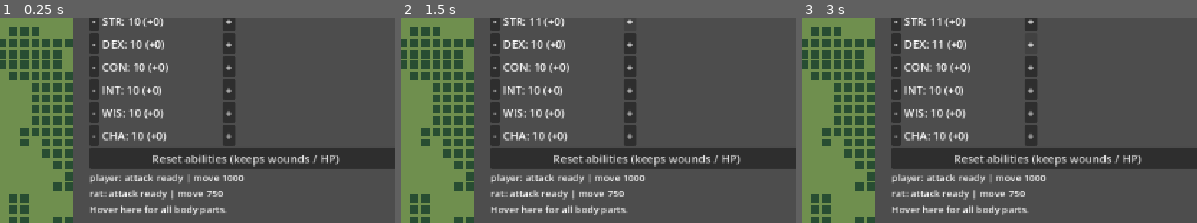
Above: before the commit, frames 1-3 (left to right).
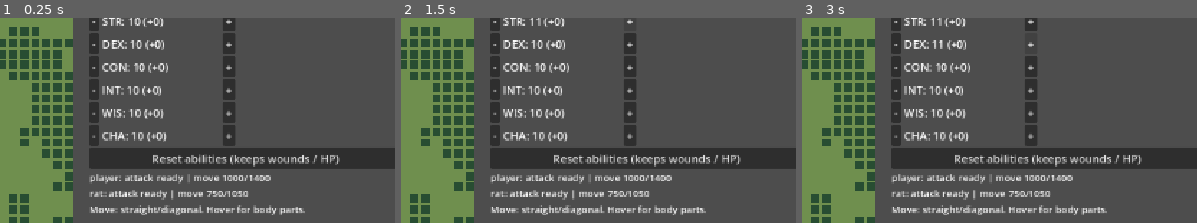
Above: after the commit, the same moments.

Repository: ramstein2187-wq/new-game-project
Game: Godot game, scene res://time_cost/generated_map_combat_playground.tscn
Same seed, same stepped clock (60 frames per second), same inputs: the game is played once before the commit and once after it.
Inputs:
- Up to frame 1 (0.25 s): no input
- Up to frame 2 (1.5 s): click "-" at 0.5 s; click "+" at 1.25 s
- Up to frame 3 (3 s): click "-" at 2 s; click "+" at 2.75 s
The pictures show only the part of the screen within x 48-98%, y 23-73%; the shares and areas given below are measured in that part.

The runs differ from the first frame. In frame 1, 1.4% of the frame differs, in the area x 23-78%, y 76-97%; in frame 2, 1.4%; in frame 3, 1.4%.

Commit message:
fix: integrate M017 bodies with M018 diagonal reach and movement costs

Diff:
--- a/tests/test_combat_body.gd
+++ b/tests/test_combat_body.gd
@@ -199,7 +199,7 @@
 	expect(MoveAction.new(Vector2i.LEFT).get_cost(game, &"rat") == 858, "Injured quadruped actual cost")
 	game.player_position = Vector2i(8, 1) # Unobstructed approach, independent of the new diagonal route around the door.
 	game.player_wait()
-	expect(game.combat_log.events[1].action_cost == 858 and game.rat_next_ready_time > 858, "Approach uses injured movement cost and subsequent rat action")
+	expect(game.combat_log.events[1].action_cost == 858 and game.rat_next_ready_time == 1858, "Approach costs 858 then adjacent bite costs 1000 exactly once")
 	game.reset()
 	game.player_position = Vector2i(7, 3)
 	game.rat_hp = 10
--- a/tests/test_combat_log.gd
+++ b/tests/test_combat_log.gd
@@ -23,19 +23,20 @@
 	var game := GameScript.new()
 	if not game.player_move(Vector2i.RIGHT):
 		return _fail("Initial player move failed")
-	if game.combat_log.events.size() < 2:
-		return _fail("Player move should record player and rat events")
+	if game.combat_log.events.size() != 3:
+		return _fail("Player move should record one player event and two rat events")
 
 	var first := game.combat_log.events[0]
 	var second := game.combat_log.events[1]
+	var third := game.combat_log.events[2]
 	if first.actor_id != &"player" or first.type != &"move" or first.time != 0:
 		return _fail("First event must be the player's movement at t=0")
 	if first.action_cost != GameScript.MOVE_COST or first.data.get("to") != Vector2i(3, 3):
 		return _fail("Player event lost its cost or destination")
-	if second.actor_id != &"rat" or second.time != 0:
-		return _fail("Rat action missing at t=0")
-	if not second.reason_codes.has(&"close_distance"):
-		return _fail("Rat approach reason is not retained")
+	if second.actor_id != &"rat" or second.time != 0 or third.actor_id != &"rat" or third.time != 750:
+		return _fail("Rat actions must retain scheduler event order at t=0 and t=750")
+	if not second.reason_codes.has(&"close_distance") or not third.reason_codes.has(&"close_distance"):
+		return _fail("Both rat approach reasons must be retained")
 	if not second.reason_codes.has(&"target_hostile") or not second.data.has("ai_factors"):
 		return _fail("New tactical scorer must preserve its contributing factors")
 	if game.get_recent_debug_text().find("cost=750") < 0:
--- /dev/null
+++ b/tests/test_m017_m018_integration.gd
@@ -0,0 +1,147 @@
+extends SceneTree
+
+var failures := 0
+const Fixture := preload("res://tests/support/combat_fixture.gd")
+const OPEN_MAP := ["TTTTTTT", "T#....T", "T.....T", "T.....T", "T.....T", "T....#T", "TTTTTTT"]
+
+func _init() -> void:
+	call_deferred("_run")
+
+func expect(condition: bool, message: String) -> void:
+	if not condition:
+		failures += 1
+		push_error("FAIL: " + message)
+
+func _run() -> void:
+	_test_corner_ai_and_feedback()
+	_test_generated_terrain_and_costs()
+	await _test_keypad_dispatch()
+	if failures == 0:
+		print("PASS: M017/M018 corner routing, honest reach feedback, generated terrain, injured diagonal scheduling and both scene inputs")
+	quit(1 if failures else 0)
+
+func _test_corner_ai_and_feedback() -> void:
+	var game := TimeCostGame.new()
+	game.player_position = Vector2i(2, 2)
+	game.rat_position = Vector2i(3, 3)
+	# (3,2) blocks diagonal reach, but (2,3) is a legal route to the player.
+	expect(not AttackAction.new(&"player").can_execute(game, &"rat"), "Wall corner prevents bite")
+	var choice := RatTactics.choose(game)
+	expect(choice.action is MoveAction and choice.action.can_execute(game, &"rat"), "Rat routes around a blocked adjacent corner instead of waiting forever")
+	game.player_wait()
+	expect(game.combat_log.events[1].action_id == &"move" and game.rat_position == Vector2i(2, 3), "Legal corner route executes in the scheduler")
+	expect(game.combat_log.events.size() == 3 and game.combat_log.events[2].action_id == &"bite", "Rat can bite after reaching clear adjacency")
+	game.reset()
+	game.player_position = Vector2i(2, 2)
+	game.rat_position = Vector2i(4, 3)
+	# A move arriving at the blocked diagonal must not announce striking reach.
+	var move := MoveAction.new(Vector2i.LEFT)
+	expect(move.can_execute(game, &"rat"), "Feedback fixture movement legal")
+	var event := move.execute(game, &"rat", move.get_cost(game, &"rat"))
+	expect(not event.data.in_melee_range and not CombatLogFormatter.format_player_event(event).contains("striking"), "Blocked diagonal must not claim melee range")
+	# An actual closed door still selects InteractAction, not a rejected attack.
+	game.reset()
+	game.player_position = Vector2i(4, 3)
+	game.rat_position = Vector2i(6, 3)
+	choice = RatTactics.choose(game)
+	expect(choice.action is InteractAction, "Closed door remains an approach interaction")
+
+func _map() -> GeneratedMapCombatGame:
+	var game := GeneratedMapCombatGame.new()
+	expect(game.configure(PackedStringArray(OPEN_MAP)), "Generated test layout connected")
+	return game
+
+func _test_generated_terrain_and_costs() -> void:
+	for block in ["T", "R"]:
+		var game := _map()
+		game.terrain_rows[2] = "T..%s..T" % block
+		game.player_position = Vector2i(2, 2)
+		game.rat_position = Vector2i(3, 3)
+		var rng_state := game.combat_rng.state
+		expect(not game.player_move(Vector2i(1, 1)), "Tree/ruin corner forbids diagonal melee")
+		expect(game.world_time == 0 and game.combat_log.events.is_empty() and game.combat_rng.state == rng_state, "Blocked diagonal spends no time or RNG")
+		expect(RatTactics.choose(game).action is MoveAction, "Generated-map rat routes around blocked corner")
+	var game := _map()
+	game.player_position = Vector2i(2, 2)
+	game.rat_position = Vector2i(5, 5)
+	game.bodies[&"player"].apply_damage(&"left_leg", 13)
+	game.bodies[&"rat"].apply_damage(&"left_foreleg", 3)
+	expect(game.player_move(Vector2i(1, 1)), "Injured diagonal movement executes")
+	expect(game.last_action_cost == 1867 and game.player_next_ready_time == 1867 and game.world_time == 1867, "Player diagonal injury cost applied exactly once")
+	var approach: CombatEvent = game.combat_log.events[1]
+	expect(approach.action_id == &"move" and approach.action_cost == 1200 and approach.time == 0, "Injured rat diagonal approach costs 1200")
+	expect(game.last_response_count == 2 and game.rat_next_ready_time == 2200, "1200 move then 1000 bite advances rat once per action")
+	game = _map()
+	game.player_position = Vector2i(2, 2)
+	game.rat_position = Vector2i(3, 3)
+	game.rat_hp = 10
+	game.bodies[&"rat"].apply_damage(&"left_foreleg", 3)
+	game.player_wait()
+	var retreat: CombatEvent = game.combat_log.events[1]
+	expect(retreat.data.ai_goal == &"survive" and retreat.data.to == Vector2i(4, 4), "Generated-map rat retreats diagonally")
+	expect(retreat.action_cost == 1200 and game.rat_next_ready_time == 1200 and game.last_response_count == 1, "Retreat uses injury-scaled diagonal cost exactly once")
+	game = _map()
+	game.player_position = Vector2i(2, 2)
+	game.rat_position = Vector2i(3, 3)
+	Fixture.guaranteed_hits(game)
+	game.bodies[&"player"].apply_damage(&"right_arm", 10)
+	expect(game.player_move(Vector2i(1, 1)), "Injured-arm diagonal bump still executes")
+	var attack: CombatEvent = game.combat_log.events[0]
+	expect(attack.action_cost == 1250 and attack.data.situation == -2 and attack.data.damage == 5 and attack.data.has("part"), "Diagonal melee retains arm penalty and D20/body resolution")
+	expect(game.rat_hp == 25 and game.player_position == Vector2i(2, 2), "Diagonal attack applies HP once without movement")
+	game.reset()
+	game.player_position = Vector2i(2, 2)
+	game.rat_position = Vector2i(3, 3)
+	game.bodies[&"player"].apply_damage(&"right_arm", 20)
+	expect(not game.player_move(Vector2i(1, 1)) and game.world_time == 0, "Disabled arm also blocks diagonal attack for free")
+	game.reset()
+	game.player_position = Vector2i(2, 2)
+	game.rat_position = Vector2i(3, 3)
+	game.bodies[&"rat"].apply_damage(&"head", 8)
+	game.player_wait()
+	expect(game.combat_log.events[1].action_id == &"wait" and game.world_time == 1000, "Disabled bite never stalls an adjacent eight-way encounter")
+
+func _test_keypad_dispatch() -> void:
+	var bindings := {KEY_KP_7: Vector2i(-1, -1), KEY_KP_8: Vector2i.UP, KEY_KP_9: Vector2i(1, -1),
+		KEY_KP_4: Vector2i.LEFT, KEY_KP_6: Vector2i.RIGHT, KEY_KP_1: Vector2i(-1, 1), KEY_KP_2: Vector2i.DOWN, KEY_KP_3: Vector2i(1, 1)}
+	for path in ["res://time_cost/time_cost_test_room.tscn", "res://time_cost/generated_map_combat_playground.tscn"]:
+		var scene: Node = load(path).instantiate()
+		root.add_child(scene)
+		await process_frame
+		for key: int in bindings:
+			var game: TimeCostGame = scene.game
+			game.reset()
+			if game is GeneratedMapCombatGame:
+				game.configure(PackedStringArray(OPEN_MAP))
+				game.player_position = Vector2i(3, 3)
+				game.rat_position = Vector2i(5, 5)
+			else:
+				game.player_position = Vector2i(8, 2)
+				game.rat_position = Vector2i(2, 3)
+			var start := game.player_position
+			_press(key)
+			var direction: Vector2i = bindings[key]
+			var cost := 1400 if direction.x != 0 and direction.y != 0 else 1000
+			expect(game.player_position == start + direction and game.player_next_ready_time == cost, "Keypad movement and direction cost in " + path)
+			var count := game.combat_log.events.size()
+			_press(key, true)
+			expect(game.combat_log.events.size() == count, "Key echo must not duplicate actions")
+			scene._refresh()
+			await process_frame
+			expect(scene.combat_panel.body_status.text.contains("1000/1400"), "Panel explains both direction costs")
+			var log_scroll: Control = scene.get_node("CanvasLayer/LogScroll")
+			expect(not scene.combat_panel.get_global_rect().intersects(log_scroll.get_global_rect()), "Combat panel remains separate from log")
+		scene.queue_free()
+		await process_frame
+
+func _press(key: int, echo: bool = false) -> void:
+	var event := InputEventKey.new()
+	event.keycode = key
+	event.physical_keycode = key
+	event.pressed = true
+	event.echo = echo
+	root.push_input(event)
+	event = event.duplicate()
+	event.pressed = false
+	event.echo = false
+	root.push_input(event)
--- a/time_cost/actions/attack_action.gd
+++ b/time_cost/actions/attack_action.gd
@@ -14,11 +14,9 @@
 		and game.can_attack(actor_id)
 		and game.actor_is_alive(target_id)
 		and actor_id != target_id
-		and game._manhattan_distance(
+		and game.can_melee_reach(
 			game.get_actor_position(actor_id), game.get_actor_position(target_id)
-		) == 1
-		and game.can_step(game.get_actor_position(actor_id),
-			game.get_actor_position(target_id) - game.get_actor_position(actor_id))
+		)
 	)
 
 
--- a/time_cost/actions/move_action.gd
+++ b/time_cost/actions/move_action.gd
@@ -35,7 +35,7 @@
 	var target := start + direction
 	game.set_actor_position(actor_id, target)
 	var event: CombatEvent = game.make_action_event(&"move", actor_id, &"move", cost)
-	var adjacent: bool = actor_id == &"rat" and game._manhattan_distance(target, game.player_position) == 1
+	var adjacent: bool = actor_id == &"rat" and game.can_melee_reach(target, game.player_position)
 	event.importance = CombatEvent.IMPORTANT if adjacent or visible_cue == &"retreat" else CombatEvent.TRIVIAL
 	event.data = {"from": start, "to": target, "in_melee_range": adjacent}
 	return event
--- a/time_cost/ai/rat_tactics.gd
+++ b/time_cost/ai/rat_tactics.gd
@@ -5,7 +5,7 @@
 # The generic planner does not know about rats, attacks, doors, or movement.
 static func choose(game: RefCounted, actor_id: StringName = &"rat") -> TacticalChoice:
 	var options: Array[TacticalChoice] = []
-	var distance: int = game._manhattan_distance(game.rat_position, game.player_position)
+	var in_melee_range: bool = game.can_melee_reach(game.rat_position, game.player_position)
 	var aggression: int = game.rat_aggression
 	var fear: int = game.get_rat_fear()
 
@@ -14,7 +14,7 @@
 		wait_option.add_reason(&"attack_function_lost")
 	if game.movement_efficiency(actor_id) <= 0:
 		wait_option.add_reason(&"locomotion_lost")
-	if distance > 1:
+	if not in_melee_range:
 		var next_step: Vector2i = game._next_step_toward_player()
 		if next_step == game.rat_position:
 			wait_option.add_reason(&"route_blocked")
@@ -40,7 +40,7 @@
 	# An injury changes the *same* NPC's preferences. A retreat must increase
 	# distance and be genuinely walkable; otherwise the attack is still available.
 	if fear > 0:
-		var direction := _best_retreat_direction(game, actor_id, distance)
+		var direction := _best_retreat_direction(game, actor_id)
 		if direction != Vector2i.ZERO:
 			var retreat := TacticalChoice.new(MoveAction.new(direction), &"survive", 15)
 			retreat.add_factor(&"low_health", fear * 2)
@@ -53,7 +53,7 @@
 	return TacticalPlanner.choose(game, actor_id, options)
 
 
-static func _best_retreat_direction(game: RefCounted, actor_id: StringName, distance: int) -> Vector2i:
+static func _best_retreat_direction(game: RefCounted, actor_id: StringName) -> Vector2i:
 	var best_direction := Vector2i.ZERO
 	var offset: Vector2i = game.get_actor_position(actor_id) - game.player_position
 	var best_distance := offset.length_squared()
--- a/time_cost/combat/combat_debug_panel.gd
+++ b/time_cost/combat/combat_debug_panel.gd
@@ -63,11 +63,12 @@
 	for actor: StringName in [&"player", &"rat"]:
 		var body: BodyInstance = game.bodies[actor]
 		var move_cost := MoveAction.new(Vector2i.RIGHT).get_cost(game, actor)
+		var diagonal_cost := MoveAction.new(Vector2i(1, 1)).get_cost(game, actor)
 		lines.append("%s: attack %s | move %s" % [actor,
 			"unavailable" if not game.can_attack(actor) else ("impaired (-2)" if body.efficiency(body.attack_part) < 1 else "ready"),
-			str(move_cost) if move_cost > 0 else "unavailable"])
+			"%d/%d" % [move_cost, diagonal_cost] if move_cost > 0 else "unavailable"])
 		for part: Dictionary in body.parts.values():
 			details.append("%s %s: %d/%d (%s)" % [actor, part.name, part.current, part.maximum, body.state(part.id)])
-	body_status.text = "\n".join(lines) + "\nHover here for all body parts."
+	body_status.text = "\n".join(lines) + "\nMove: straight/diagonal. Hover for body parts."
 	body_status.tooltip_text = "\n".join(details)
 	body_status.mouse_filter = Control.MOUSE_FILTER_STOP
--- a/time_cost/time_cost_game.gd
+++ b/time_cost/time_cost_game.gd
@@ -411,6 +411,12 @@
 	return maxi(absi(a.x - b.x), absi(a.y - b.y))
 
 
+func can_melee_reach(start: Vector2i, target: Vector2i) -> bool:
+	# Shared by attack validation, AI approach selection and observable feedback.
+	# Grid adjacency alone is insufficient when a diagonal corner is blocked.
+	return can_step(start, target - start)
+
+
 func can_step(start: Vector2i, direction: Vector2i) -> bool:
 	if not MOVE_DIRECTIONS.has(direction):
 		return false
Not shown, added: docs/reviews/2026-09-21-m017-m018-validation.txt
Not shown, added: docs/reviews/2026-09-21-m018-reproduction.txt
Not shown, added: docs/reviews/2026-09-21-m018-source-validation.txt
Not shown, added: tests/test_m017_m018_integration.gd.uid
Not shown, changed: docs/decisions/turn_time_model.md
Not shown, added: docs/reviews/2026-09-21-m017-m018-integration.md
